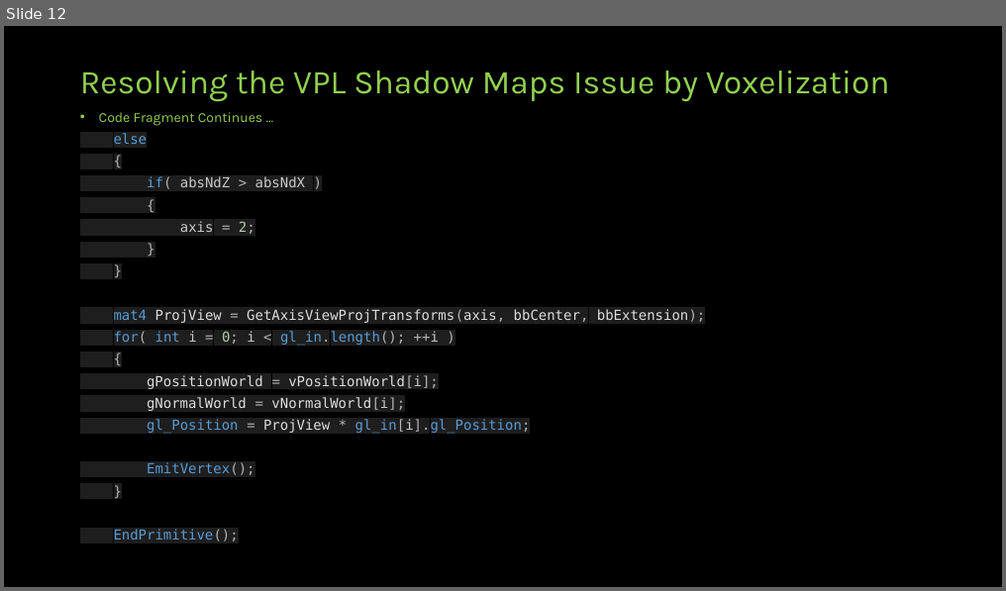
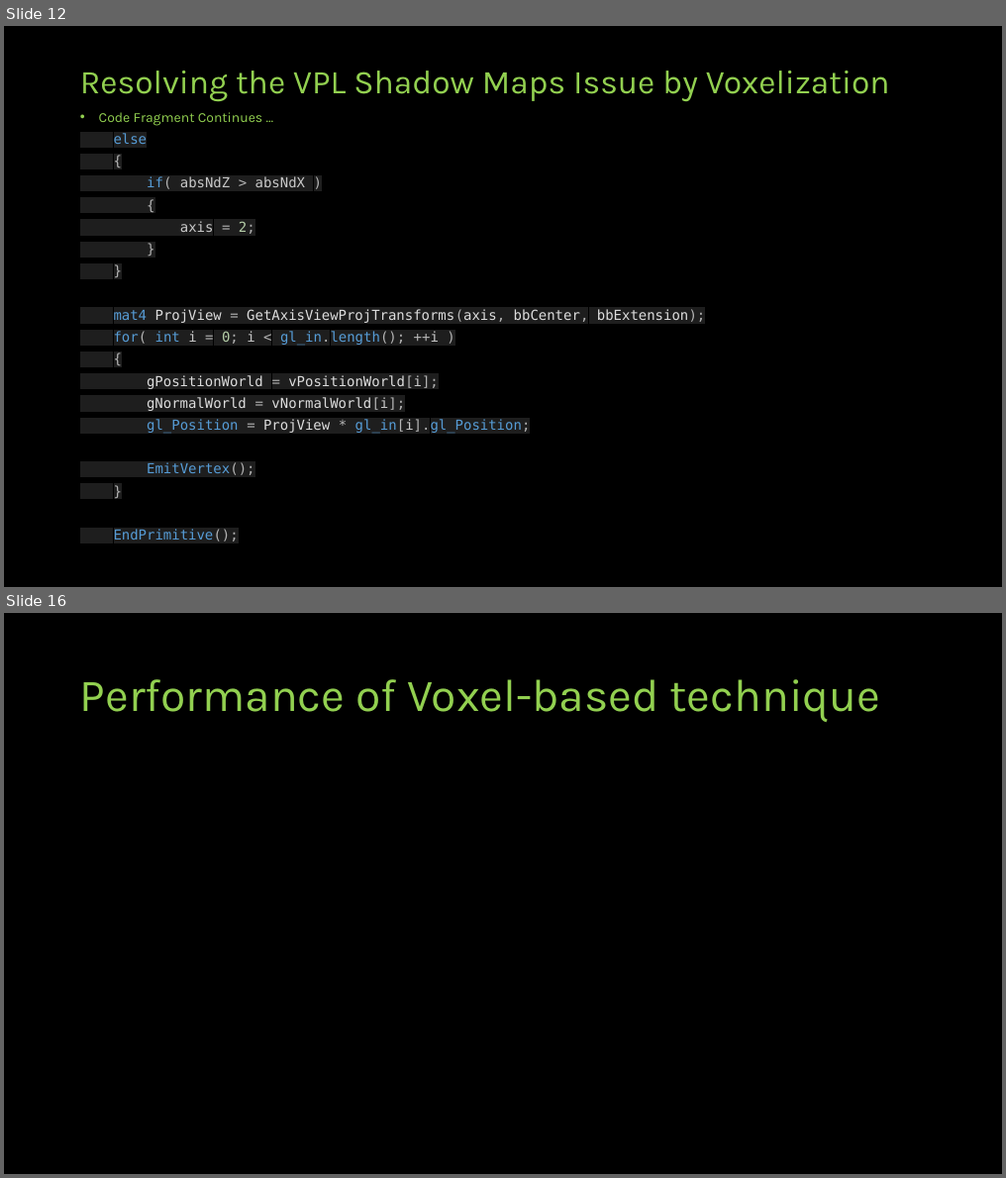
Before and after one commit to jazzboysc/RTGI, a slide deck: Docs/Real-time Global Illumination.pptx. Shown one above the other, each under a label of ours: slide 12 before the commit, slides 12 and 16 after it; the slides between them are not shown. The pictures are 1006x591 and 1006x1178 pixels, drawn with LibreOffice and Linux fonts; fonts in the diff are those of the drawing; grey boxes stand for pictures. Boxes give left, top, right and bottom in pixels: in the first picture for what was removed or moved away, otherwise in the second. Text is boxed around its words. In the diff, an @@ line names an element or a change of style, - is before the commit and + after.

```diff
--- a/Docs/Real-time Global Illumination.pptx
+++ b/Docs/Real-time Global Illumination.pptx
@@ slide 16 added at (4, 613, 1002, 1174), background #000000 @@
@@ title added at (80, 679, 880, 722), 44 pt, text #92D050 @@
+Performance of Voxel-based technique
```
Also in this commit, not shown: 5 slides changed, 8 other slides added.
